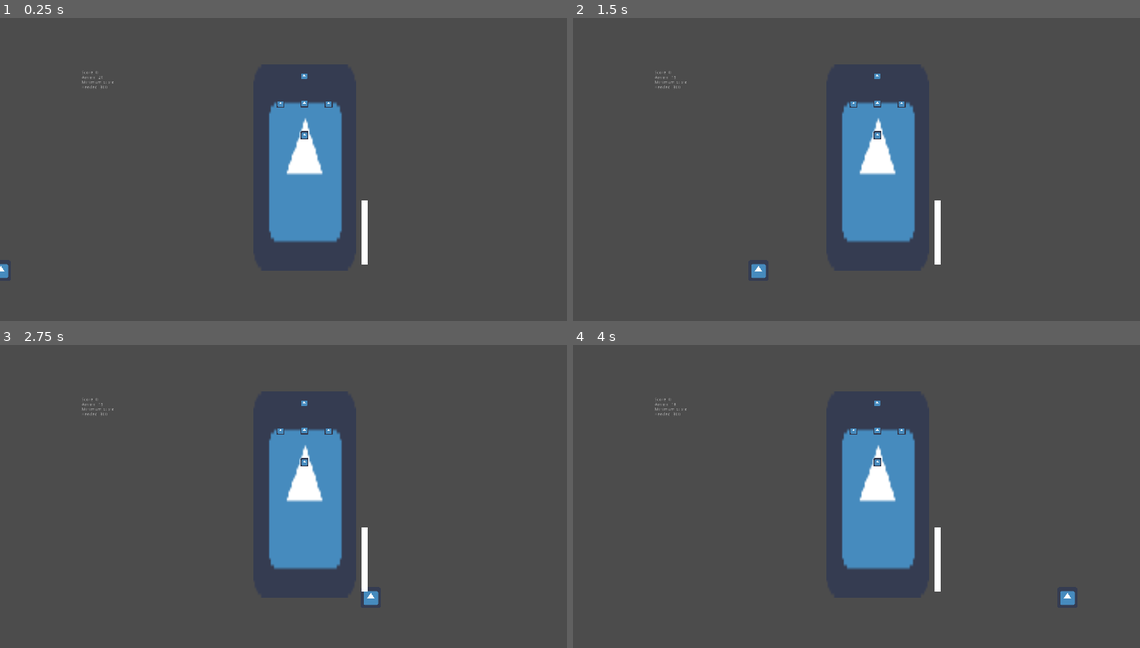
Above: before the commit, frames 1-4 (two rows, left to right).
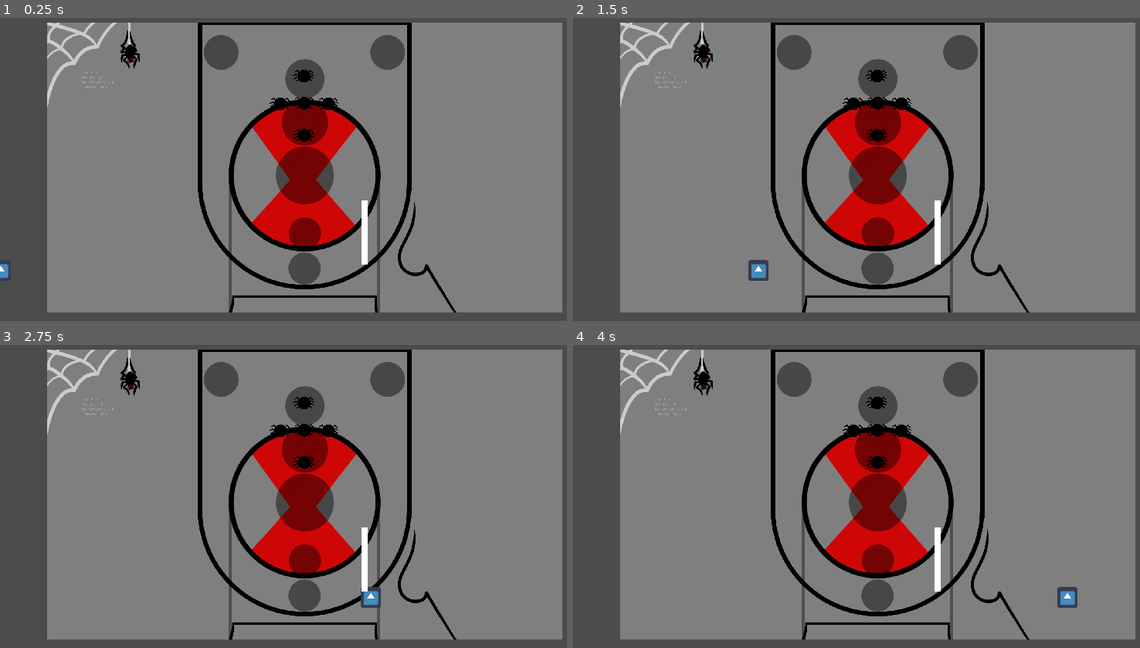
Above: after the commit, the same moments.

Repository: yimmit303/Creepy_Clown_Carnival
Game: Godot game, scene res://Minigames/Skeeball Game/Skeeball Game.tscn
Two runs of this game, one before a commit and one after it. Both use one fixed random seed, a clock stepped at 60 frames per second and the inputs below. This scene is started directly instead of the project's main scene. The engine's default icon, where the game draws it, is replaced by a stand-in: a white triangle on a blue panel in a dark square.
Inputs (mouse positions are in pixels of both pictures, inside the frame that each line leads up to):
- Up to frame 1 (0.25 s): no input
- Up to frame 2 (1.5 s): tap Enter at 0.5 s; move the mouse to (680, 81) at 0.52 s; hold D (move_right) 0.53-1.28 s; tap E (select) at 0.6, 1.35 s; click (680, 81) at 0.67 s; tap Space (move_jump) at 0.77, 1.25 s; move the mouse to (760, 202) at 1.27 s; hold S (move_back) from 1.28 s (still down)
- Up to frame 3 (2.75 s): tap Space (move_jump) at 1.52 s; tap Enter at 2 s; move the mouse to (368, 435) at 2.02 s; release S (move_back) at 2.03 s; hold D (move_right) from 2.03 s (still down); tap E (select) at 2.1 s
- Up to frame 4 (4 s): tap Space (move_jump) at 2.75, 3.02, 3.77 s; move the mouse to (850, 581) at 2.77 s; release D (move_right) at 2.78 s; hold W (move_forward) 2.78-3.53 s; tap E (select) at 2.85, 3.6 s; click (850, 581) at 2.92 s; tap Enter at 3.5 s; move the mouse to (1066, 563) at 3.52 s; hold A (move_left) from 3.53 s (still down)

The runs differ from the first frame. In frame 1, 84% of the frame differs, in the area x 8-100%, y 1-98%; in frame 2, 84%; in frame 3, 84%; in frame 4, 84%.

Commit message:
skeeball art

Diff:
--- a/Minigames/Skeeball Game/Skeeball_Ramp.tscn
+++ b/Minigames/Skeeball Game/Skeeball_Ramp.tscn
@@ -1,6 +1,6 @@
 [gd_scene load_steps=7 format=2]
 
-[ext_resource path="res://icon.png" type="Texture" id=1]
+[ext_resource path="res://Minigames/Skeeball Game/SpiderBallBG-WIP.png" type="Texture" id=1]
 [ext_resource path="res://Minigames/Skeeball Game/Skeehole.tscn" type="PackedScene" id=2]
 [ext_resource path="res://Minigames/Skeeball Game/Skeeball_Ramp.gd" type="Script" id=3]
 
@@ -17,7 +17,6 @@
 script = ExtResource( 3 )
 
 [node name="Sprite" type="Sprite" parent="."]
-scale = Vector2( 5, 10 )
 texture = ExtResource( 1 )
 
 [node name="CollisionShape2D" type="CollisionShape2D" parent="."]
--- a/Minigames/Skeeball Game/Skeehole.tscn
+++ b/Minigames/Skeeball Game/Skeehole.tscn
@@ -1,7 +1,7 @@
 [gd_scene load_steps=4 format=2]
 
 [ext_resource path="res://Minigames/Skeeball Game/Skeehole.gd" type="Script" id=1]
-[ext_resource path="res://icon.png" type="Texture" id=2]
+[ext_resource path="res://Minigames/Skeeball Game/Sprites/SpiderHole-WIP.png" type="Texture" id=2]
 
 [sub_resource type="CircleShape2D" id=1]
 radius = 17.9895
